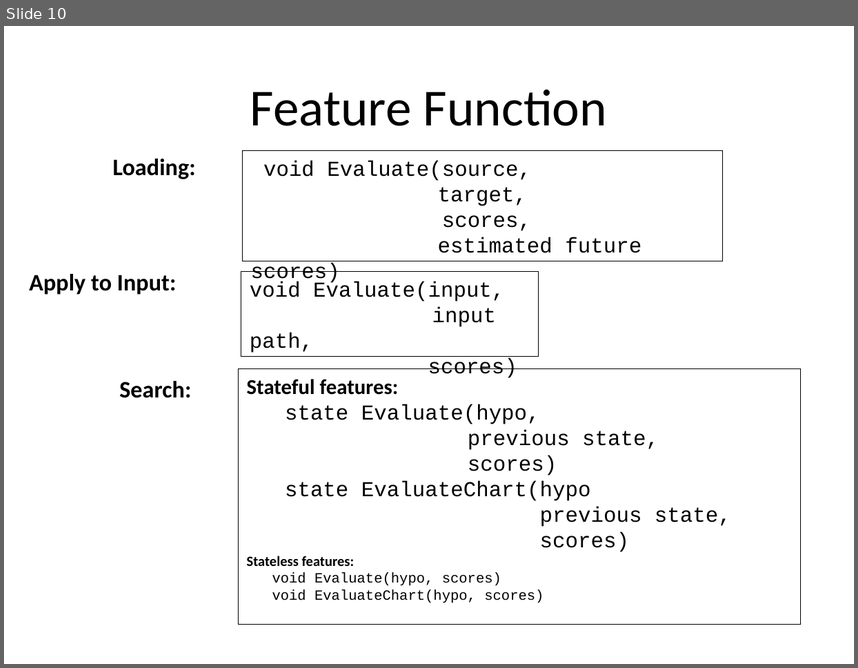
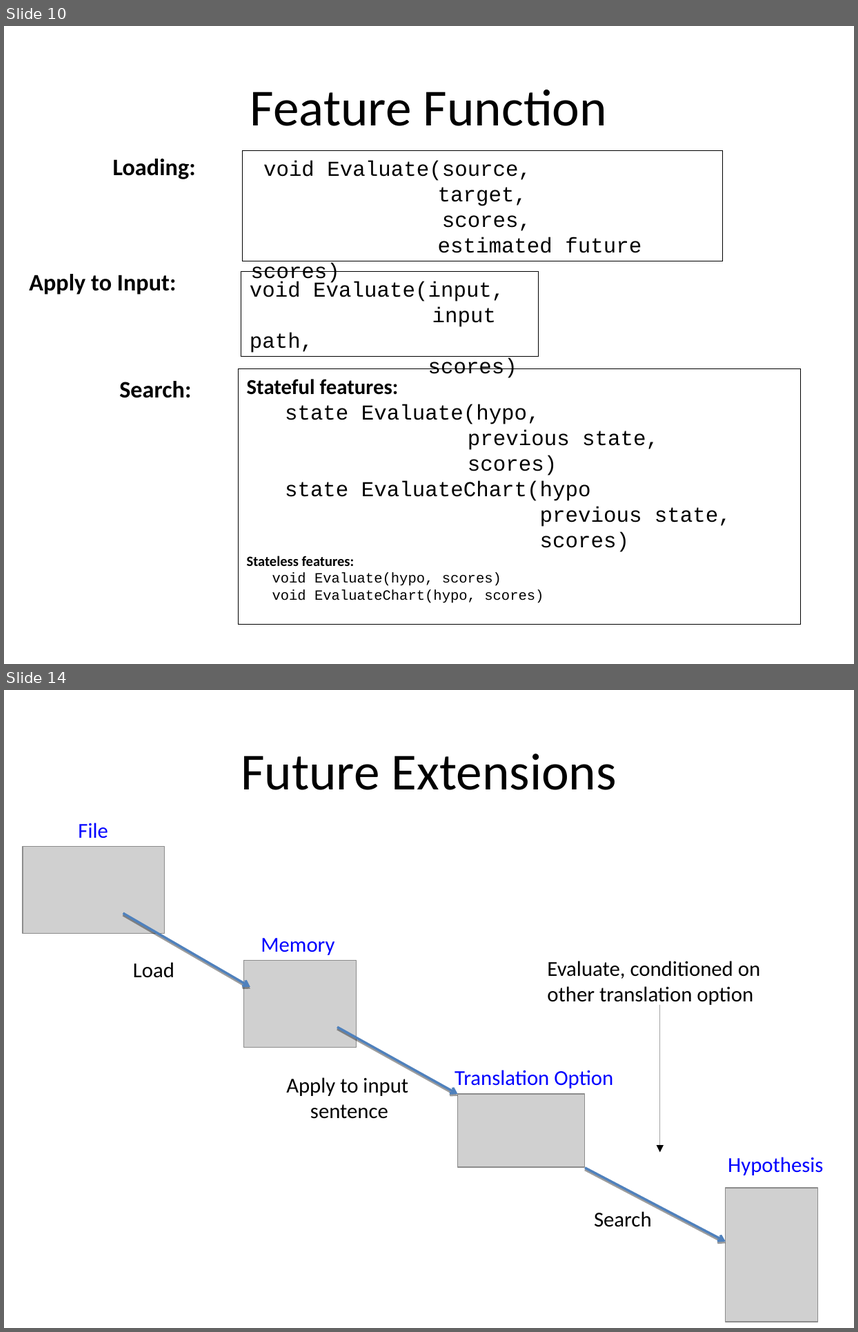
Before and after one commit to hieuhoang/papers, a slide deck: iit-bombay/FeatureFunction.odp. Shown one above the other, each under a label of ours: slide 10 before the commit, slides 10 and 14 after it; the slides between them are not shown. The pictures are 858x668 and 858x1332 pixels, drawn with LibreOffice and Linux fonts; fonts in the diff are those of the drawing; grey boxes stand for pictures; background and template pictures are left out. Boxes give left, top, right and bottom in pixels: in the first picture for what was removed or moved away, otherwise in the second. Text is boxed around its words. In the diff, an @@ line names an element or a change of style, - is before the commit and + after.

```diff
--- a/iit-bombay/FeatureFunction.odp
+++ b/iit-bombay/FeatureFunction.odp
@@ slide 14 added at [4,690,854,1328], background #FFFFFF @@
@@ title added at [241,753,617,790], 44 pt, text #000000 @@
+Future Extensions
@@ text added at [78,822,108,838], 18 pt, text #0000FF @@
+File
@@ picture added at [23,847,165,933] @@
@@ arrow added from (123, 913) to (250, 987), #4F81BD 2.01 pt @@
@@ text added at [261,938,335,955], 18 pt, text #0000FF @@
+Memory
@@ text added at [133,962,174,978], 18 pt, text #000000 @@
+Load
@@ picture added at [243,960,357,1046] @@
@@ text added at [547,960,760,1007], 18 pt, text #000000 @@
+Evaluate, conditioned on
+other translation option
@@ arrow added from (660, 1005) to (660, 1152), #000000 0 pt @@
@@ arrow added from (337, 1027) to (458, 1094), #4F81BD 2.01 pt @@
@@ text added at [286,1077,408,1118], 18 pt, text #000000 @@
+Apply to input
+sentence
@@ text added at [455,1069,613,1090], 18 pt, text #0000FF @@
+Translation Option
@@ picture added at [458,1094,584,1167] @@
@@ text added at [728,1156,823,1175], 18 pt, text #0000FF @@
+Hypothesis
@@ arrow added from (584, 1167) to (726, 1241), #4F81BD 2.01 pt @@
@@ picture added at [726,1187,818,1321] @@
@@ text added at [594,1211,652,1227], 18 pt, text #000000 @@
+Search
```
Also in this commit, not shown: 3 other slides added, 4 slides removed, 3 other files.
